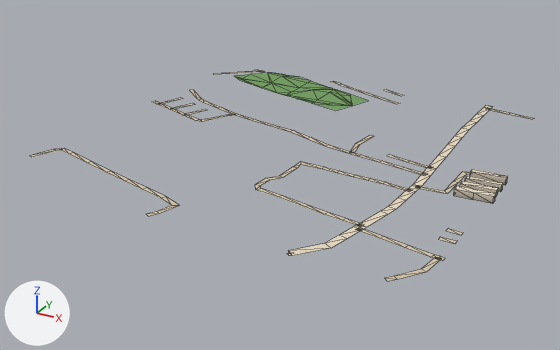
The glTF model public/assets/bengaluru-region-v1/tiles/t44_-11-l1.glb, before and after one commit.
One viewpoint serves both versions: a 50 mm lens placed at (22663.0, -6042.0, 347.0), pointed at (22242.0, -5276.0, -35.0). The axes (+X, +Y, +Z) are drawn at lower left. The lights are the same throughout. The first picture is the older version. Mesh edges are drawn as thin lines.

The older version as bpy lines, for what is in view:
```python
me_building = bpy.data.meshes.new('building')
me_building.from_pydata(...)  # 36 vertices, 45 faces; spans x 466.2..507.6, y 193.2..254.6, z 0.0..8.0
me_building.materials.append(mat_building)
me_ground = bpy.data.meshes.new('ground')
me_ground.from_pydata(...)  # 311 vertices, 282 faces; spans x -3.0..500.0, y -4.0..503.0, z 1.0
me_ground.materials.append(mat_ground)
ob_building = bpy.data.objects.new('building', me_building)
ob_building.location = (22000.0, -5500.0, 0.0)
ob_ground = bpy.data.objects.new('ground', me_ground)
ob_ground.location = (22000.0, -5500.0, 0.0)
```
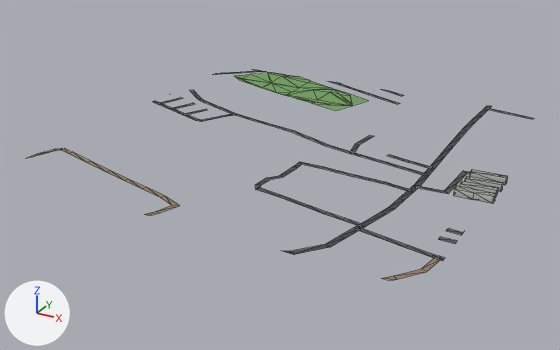
The change, as JSON lines over the scene's bpy script:
```json
{"block": "me_building", "where": "# used by ob_building; location = (22000.0, -5500.0, 0.0)"}
{"op": "remove", "block": "me_building", "code": "me_building.from_pydata(...)  # 36 vertices, 45 faces; spans x 466.2..507.6, y 193.2..254.6, z 0.0..8.0"}
{"op": "add", "block": "me_building", "code": "me_building.from_pydata(...)  # 36 vertices, 54 faces; spans x 466.2..507.6, y 193.2..254.6, z 0.0..8.0"}
{"block": "me_building", "change": "me_building part 1: 45 kept faces spanning x 466.2..507.6, y 193.2..254.6, z 0.0..8.0 get new vertex colours"}
{"block": "me_building", "change": "edits to the shape of me_building do not show in these pictures"}
{"block": "me_ground", "where": "# used by ob_ground; location = (22000.0, -5500.0, 0.0)"}
{"op": "remove", "block": "me_ground", "code": "me_ground.from_pydata(...)  # 311 vertices, 282 faces; spans x -3.0..500.0, y -4.0..503.0, z 1.0"}
{"op": "add", "block": "me_ground", "code": "me_ground.from_pydata(...)  # 324 vertices, 291 faces; spans x 0.0..500.0, y 0.0..500.0, z 1.0"}
{"block": "me_ground", "change": "me_ground part 2: the loose piece of 44 vertices spanning x 371.0..430.0, y -4.0..500.0, z 1.0 is rebuilt with 46 vertices and now spans x 365.0..428.0, y 0.0..500.0, z 1.0"}
{"block": "me_ground", "change": "me_ground part 3"}
{"block": "me_ground", "change": "15 vertices are removed from x -3.0..480.0, y -2.0..503.0, z 1.0"}
{"block": "me_ground", "change": "22 faces are deleted"}
{"block": "me_ground", "change": "14 vertices move from x 1.0..469.0, y -2.0..503.0, z 1.0 to x 0.0..471.0, y 0.0..500.0, z 1.0"}
{"block": "me_ground", "change": "26 vertices are added at x 0.0..500.0, y 0.0..500.0, z 1.0"}
{"block": "me_ground", "change": "29 new faces join them"}
{"block": "me_ground", "change": "me_ground part 4: 150 kept faces spanning x 0.0..500.0, y 0.0..500.0, z 1.0 get new vertex colours; the middle colour goes from beige #d7c9ae to dark grey #535556"}
```

Changed parts and their boxes (x1, y1, x2, y2) in the pictures (560 x 350 px; the box of a moved part takes in the faces that stretch with it):
```json
{"object": "ground", "change": "reshaped", "before": [31, 70, 534, 281], "after": [26, 69, 534, 281]}
{"part": 1, "of": "me_building", "change": "recoloured", "before": [454, 169, 508, 204], "after": [454, 169, 508, 204]}
{"part": 2, "of": "me_ground", "change": "rebuilt", "before": [289, 106, 492, 256], "after": [283, 106, 492, 254]}
{"part": 3, "of": "me_ground", "change": "moved or reshaped", "before": [31, 70, 470, 281], "after": [26, 69, 470, 281]}
{"part": 4, "of": "me_ground", "change": "recoloured", "before": [54, 71, 534, 281], "after": [54, 71, 534, 281]}
```
